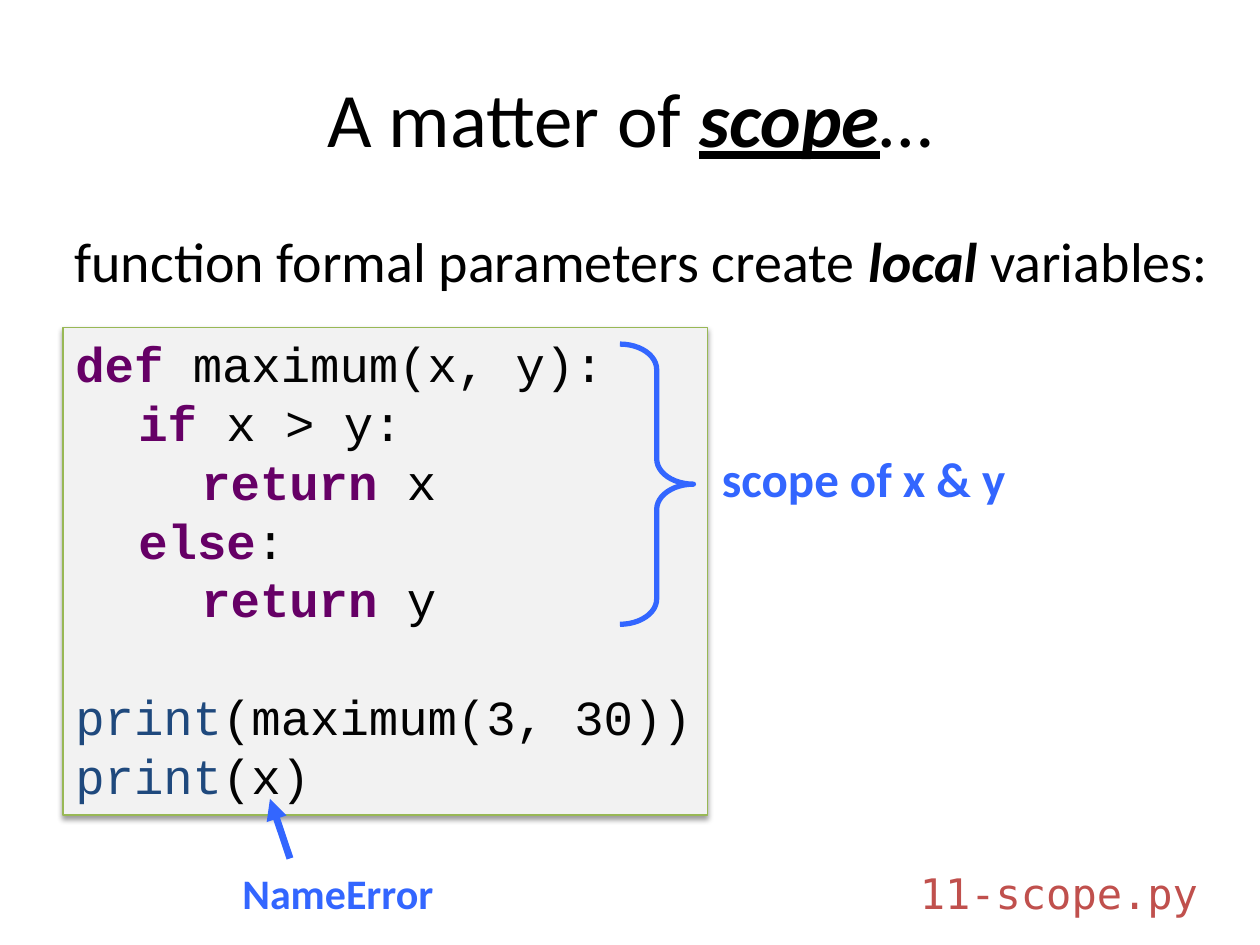
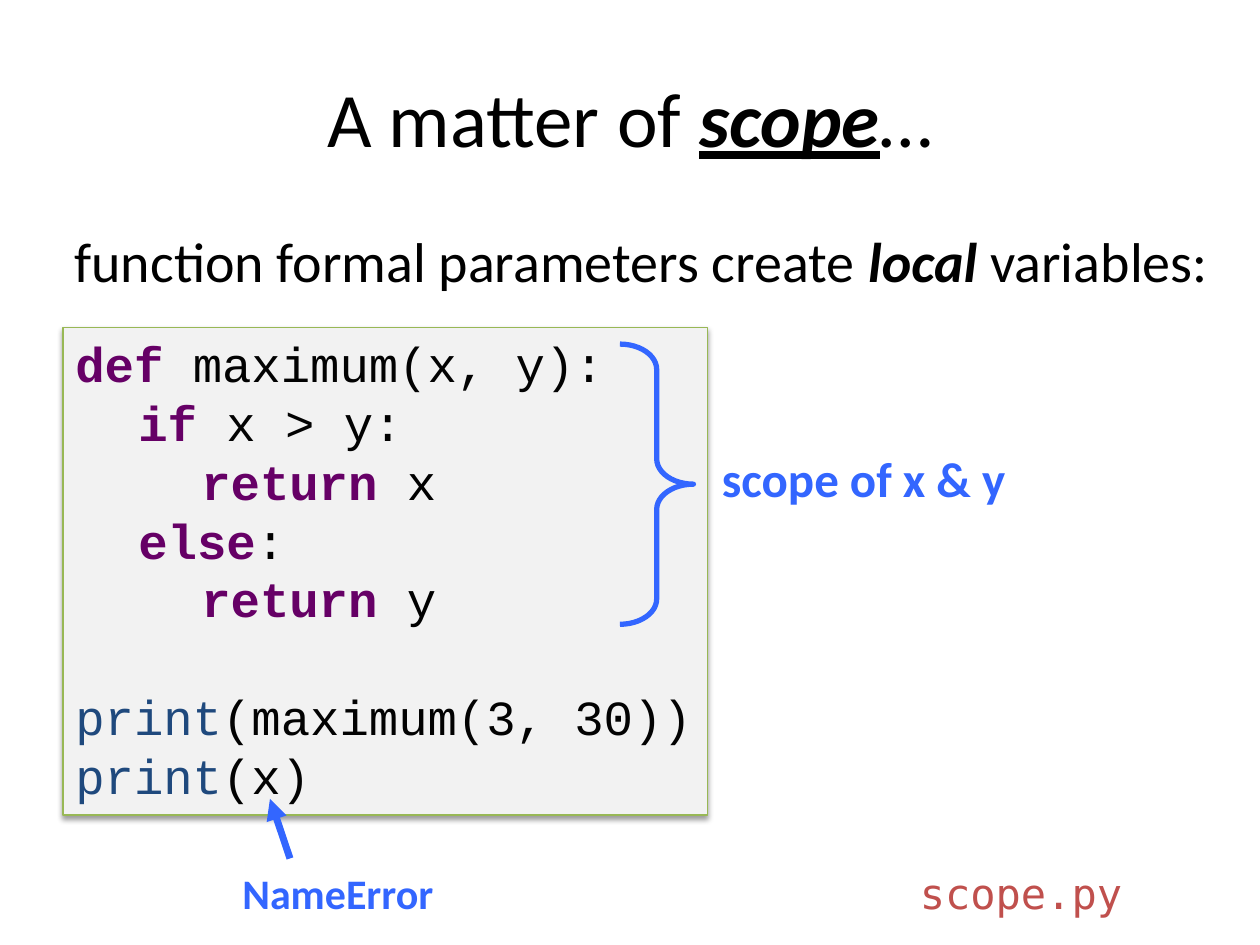
Before and after one commit to emhill/117-S15, a slide deck: slide 14 of src/morea/materials/14-while-loops.pptx (slide 21 before the commit). Drawn at 1260x945 pixels with LibreOffice and Linux fonts; fonts in the diff are those of the drawing. Boxes give left, top, right and bottom in pixels: in the first picture for what was removed or moved away, otherwise in the second. Text is boxed around its words. In the diff, an @@ line names an element or a change of style, - is before the commit and + after.

```diff
--- a/src/morea/materials/14-while-loops.pptx
+++ b/src/morea/materials/14-while-loops.pptx
@@ text at [920, 885, 1122, 918]: text changed @@
-11-scope.py
+scope.py
```
Also in this commit, not shown: 9 other slides changed, 24 slides added, 8 slides removed, 26 other files.
